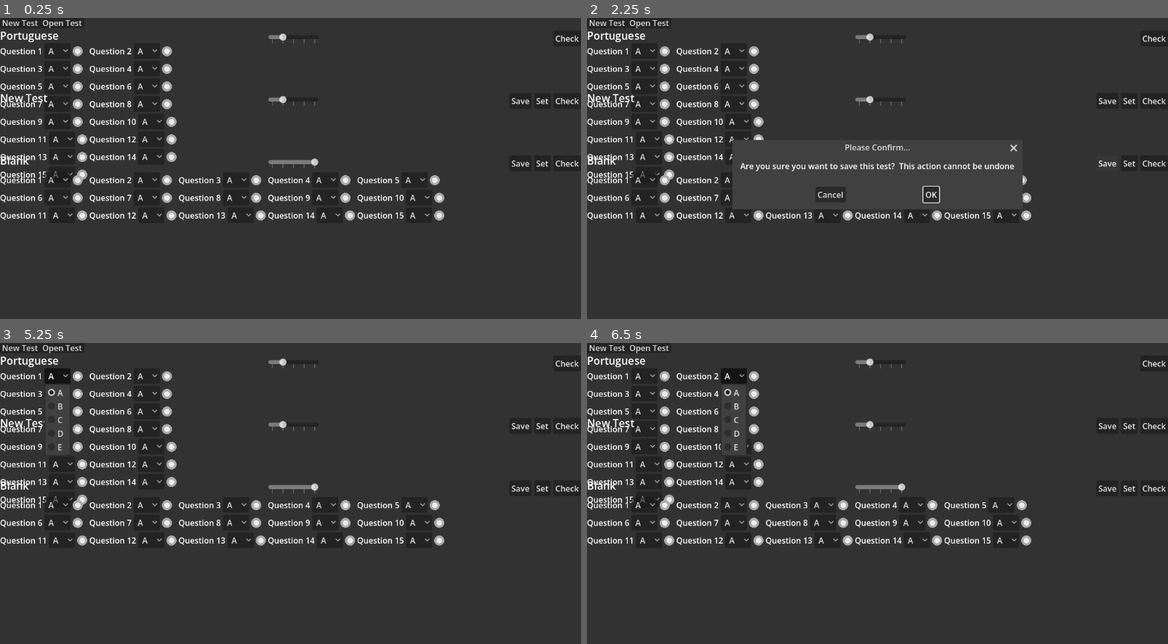
Above: before the commit, frames 1-4 (two rows, left to right).
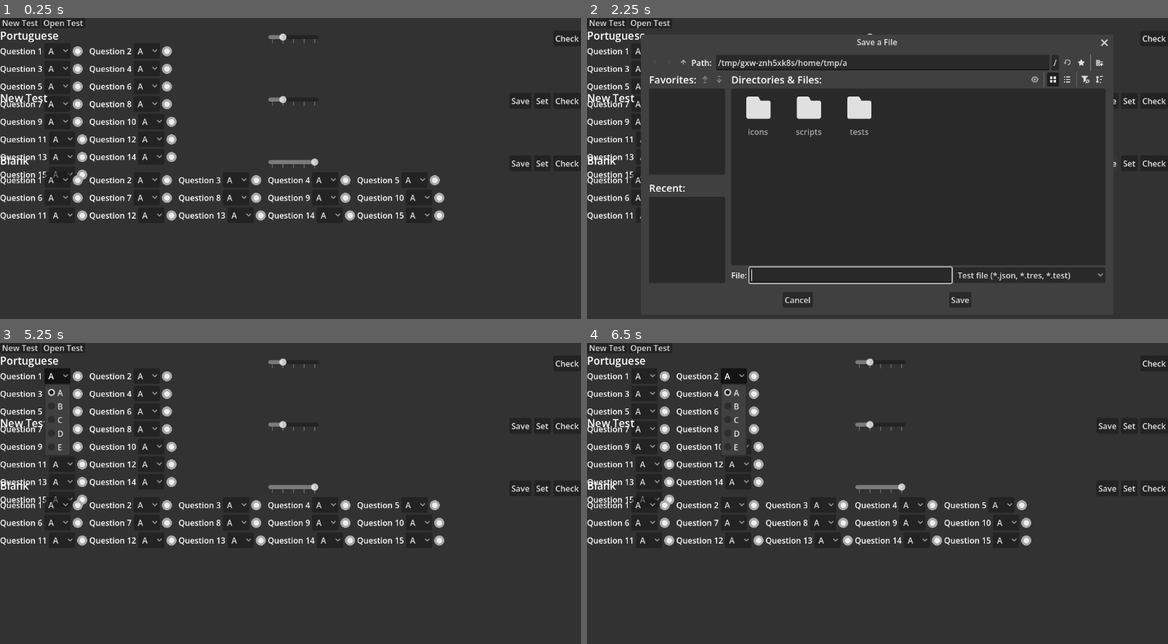
Above: after the commit, the same moments.

Repository: Mortadelan/testmarker
Game: Godot game, scene res://main.tscn
Two runs of this game, one before a commit and one after it. Both use one fixed random seed, a clock stepped at 60 frames per second and the inputs below.
Inputs:
- Up to frame 1 (0.25 s): no input
- Up to frame 2 (2.25 s): click "Open Test" at 0.5 s; click "Save" at 1.25 s; click "Save" at 2 s
- Up to frame 3 (5.25 s): click "Cancel" at 2.75 s; click "New Test" at 3.5 s; click "New Test" at 4.25 s; click "A" at 5 s
- Up to frame 4 (6.5 s): click "A" at 5.75 s

The runs differ from the first frame. In frame 1, less than 0.1% of the frame differs, in the area x 7-15%, y 0-4%; in frame 2, 8.1%, in the area x 7-91%, y 0-95%; in frame 3, less than 0.1%; in frame 4, less than 0.1%.

Commit message:
serialisation is successful!  now the save button outputs a json file with all the questions and their info, stragely not organised lexicographically but I think that might be fine, now to parse them back out

Diff:
--- a/main.tscn
+++ b/main.tscn
@@ -46,14 +46,14 @@
 grow_vertical = 2
 text = "New Test"
 
-[node name="Button2" type="Button" parent="MenuBar" unique_id=193386129]
+[node name="OpenTestButton" type="Button" parent="MenuBar" unique_id=193386129]
 layout_mode = 1
 anchors_preset = -1
 anchor_top = 0.5
 anchor_bottom = 0.5
-offset_left = 80.0
+offset_left = 82.0
 offset_top = -10.0
-offset_right = 160.0
+offset_right = 169.0
 offset_bottom = 10.0
 grow_vertical = 2
 text = "Open Test"
--- /dev/null
+++ b/scripts/q10e.json
@@ -0,0 +1 @@
+{"question_list_#":"1","question_list_1":{"question1":{"correct":0,"discrim":0.0,"ease":0.0},"question10":{"correct":4,"discrim":0.0,"ease":0.0},"question11":{"correct":0,"discrim":0.0,"ease":0.0},"question12":{"correct":0,"discrim":0.0,"ease":0.0},"question13":{"correct":0,"discrim":0.0,"ease":0.0},"question14":{"correct":0,"discrim":0.0,"ease":0.0},"question15":{"correct":0,"discrim":0.0,"ease":0.0},"question2":{"correct":0,"discrim":0.0,"ease":0.0},"question3":{"correct":0,"discrim":0.0,"ease":0.0},"question4":{"correct":0,"discrim":0.0,"ease":0.0},"question5":{"correct":0,"discrim":0.0,"ease":0.0},"question6":{"correct":0,"discrim":0.0,"ease":0.0},"question7":{"correct":0,"discrim":0.0,"ease":0.0},"question8":{"correct":0,"discrim":0.0,"ease":0.0},"question9":{"correct":0,"discrim":0.0,"ease":0.0}},"test_name":"Blank"}
--- a/scripts/question_list.gd
+++ b/scripts/question_list.gd
@@ -13,11 +13,12 @@
 	var save_dict : Dictionary
 	if list.size() > 0:
 		for questioni in list.size():
-			var question : Dictionary = {
+			var question : Dictionary
+			question.assign({"question" + str(questioni + 1) : {
 				"correct" : list[questioni].correct,
 				"ease" : list[questioni].ease,
 				"discrim" : list[questioni].discrim
-				}
+				}})
 			save_dict.merge(question)
 		return save_dict
 	return Dictionary() # empty dict
--- a/scripts/test.gd
+++ b/scripts/test.gd
@@ -9,9 +9,6 @@
 		"test_name": name,
 		# insert future score formulas here
 		"question_list_#": "1",
-		"question_list_1": lists[1].save()
+		"question_list_1": lists[0].save()
 		}
 	return save_dict
-
-func save_to_file(save_dict: Dictionary):
-	pass
--- a/scripts/test_container.gd
+++ b/scripts/test_container.gd
@@ -86,17 +86,6 @@
 		_ready()
 
 func _on_save_button_pressed():
-	var dialog = ConfirmationDialog.new()
-	dialog.get_cancel_button().pressed.connect(_on_canceled)
-	dialog.get_ok_button().pressed.connect(_on_ok)
-	dialog.dialog_text = "Are you sure you want to save this test?  This action cannot be undone"
-	add_child(dialog)
-	dialog.popup_centered_clamped()
-
-func _on_canceled():
-	free_dialogs()
-
-func _on_ok():
 	var file_dialog = FileDialog.new()
 	file_dialog.file_mode = FileDialog.FileMode.FILE_MODE_SAVE_FILE
 	# file_dialog.current_dir = test_dir.?
@@ -105,15 +94,30 @@
 	file_dialog.access = FileDialog.Access.ACCESS_FILESYSTEM
 	var filter := "*.json, *.tres, *.test"
 	var description := "Test file"
-	var mime_type := "application/json, application/x-godot-resource, application/x-godot-resource"
+	var mime_type := "application/json, application/x-godot-resource"
 	file_dialog.add_filter(filter, description, mime_type)
 	add_child(file_dialog)
 	file_dialog.file_selected.connect(_on_file_selected)
+	file_dialog.get_cancel_button().pressed.connect(_on_cancelled)
 	file_dialog.popup_file_dialog()
+
+func _on_cancelled():
+	print("Cancelled")
+	free_dialogs()
 
 func _on_file_selected(path: String):
 	var file = FileAccess.open(path, FileAccess.WRITE)
-	file.store_string("test" + str(randi()))
+	var save_dict = test.save()
+	var json_string = JSON.stringify(save_dict)
+	file.store_line(json_string)
+	free_dialogs()
 
 func free_dialogs():
+	# if list_children() contains ConfirmationDialog:
+	# children[ConfirmationDialog].free
+	# print("ConfirmationDialog freed")
+	# if list_children() contains FileDialog:
+	# children[FileDialog].free
+	# print("FileDialog freed")
+	print("Dialogs freed")
 	pass
Not shown, added: scripts/.#q10e.json
Not shown, added: scripts/.#test.gd
